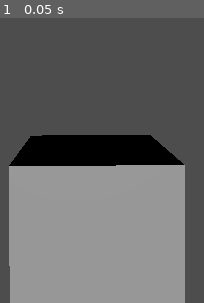
Above: before the commit, frame 1.
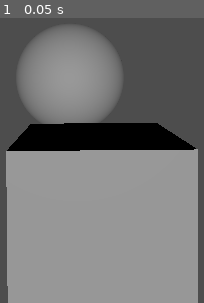
Above: after the commit, the same moment.

Repository: SamSamKDBX/bomberman
Game: Godot game, scene res://node_3d.tscn
Same seed, same stepped clock (60 frames per second), same inputs: the game is played once before the commit and once after it.
Inputs:
- Up to frame 1 (0.05 s): no input

The runs differ from the first frame. In frame 1, 26% of the frame differs, in the area x 2-98%, y 2-100%.

Commit message:
test(pipeline): ajout d'une sphère

Diff:
--- a/node_3d.tscn
+++ b/node_3d.tscn
@@ -2,9 +2,12 @@
 
 [sub_resource type="BoxMesh" id="BoxMesh_4xowi"]
 
+[sub_resource type="SphereMesh" id="SphereMesh_c6mop"]
+
 [node name="Node3D" type="Node3D" unique_id=1665054990]
 
 [node name="MeshInstance3D" type="MeshInstance3D" parent="." unique_id=607989154]
+transform = Transform3D(1, 0, 0, 0, 1, 0, 0, 0, 1, 0.020548105, 0.12331462, 0.16629791)
 mesh = SubResource("BoxMesh_4xowi")
 
 [node name="Camera3D" type="Camera3D" parent="." unique_id=1386977386]
@@ -12,3 +15,7 @@
 fov = 63.5
 
 [node name="DirectionalLight3D" type="DirectionalLight3D" parent="." unique_id=60110554]
+
+[node name="MeshInstance3D2" type="MeshInstance3D" parent="." unique_id=1248969508]
+transform = Transform3D(1, 0, 0, 0, 1, 0, 0, 0, 1, -0.17423844, 0.98211014, -0.8316364)
+mesh = SubResource("SphereMesh_c6mop")
